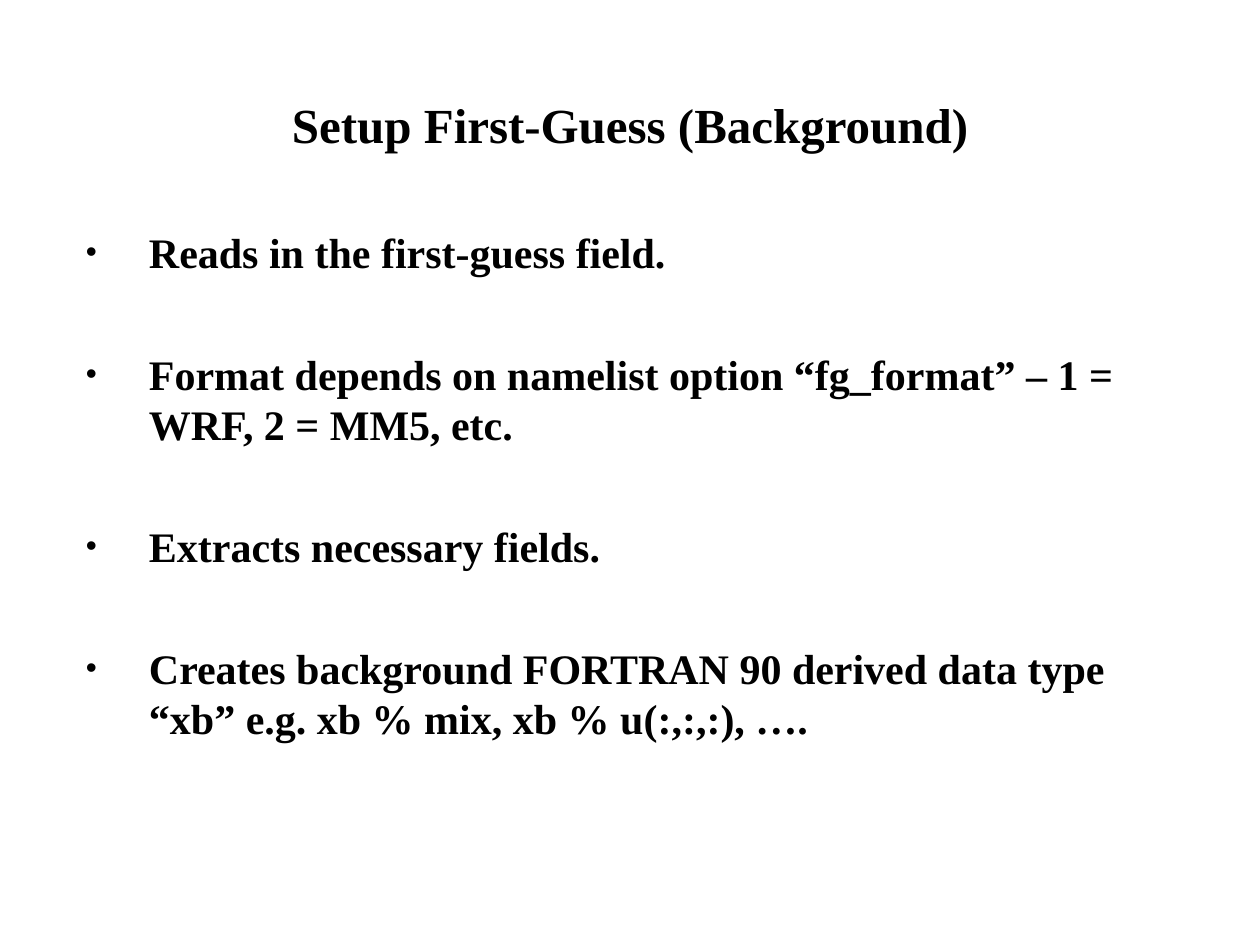
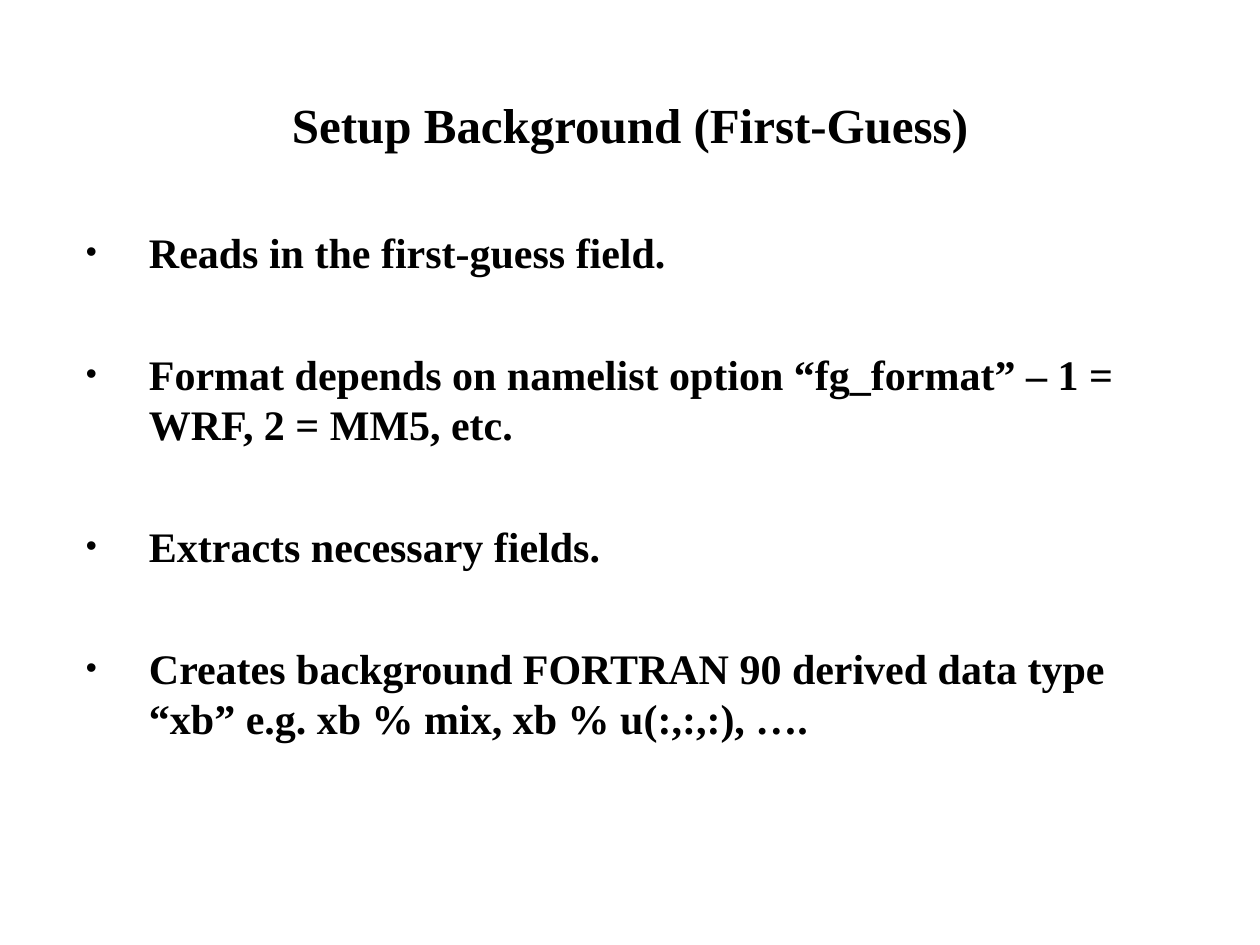
Before and after one commit to wrf-model/WRFDA, a slide deck: slide 22 of doc/da_tutorial/wrfvar-system.ppt. Drawn at 1260x945 pixels with LibreOffice and Linux fonts; fonts in the diff are those of the drawing. Boxes give left, top, right and bottom in pixels: in the first picture for what was removed or moved away, otherwise in the second. Text is boxed around its words. In the diff, an @@ line names an element or a change of style, - is before the commit and + after.

```diff
--- a/doc/da_tutorial/wrfvar-system.ppt
+++ b/doc/da_tutorial/wrfvar-system.ppt
@@ title at (292, 109, 969, 153): text changed @@
-Setup First-Guess (Background)
+Setup Background (First-Guess)
```
Also in this commit, not shown: 9 other slides changed, 1 other file.
